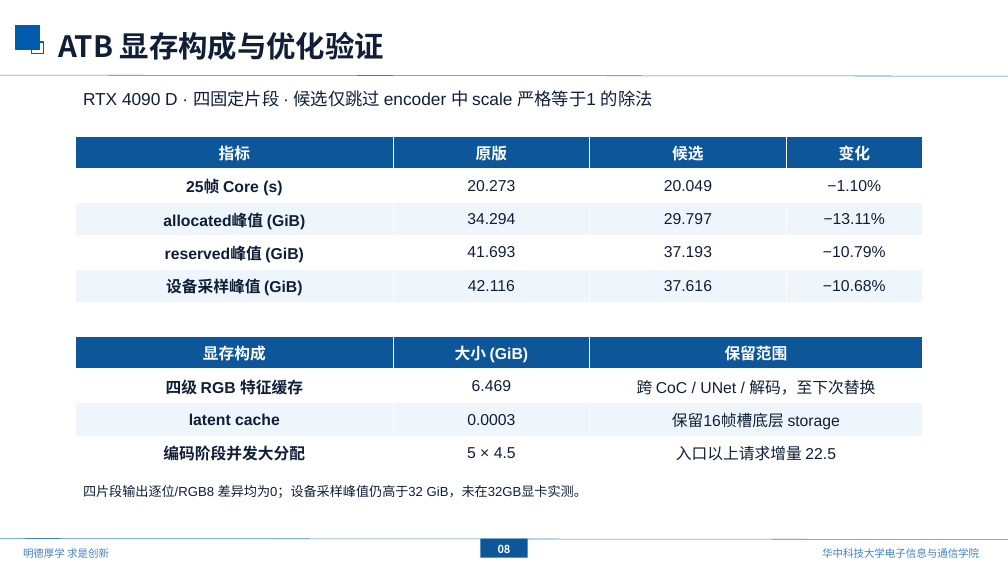
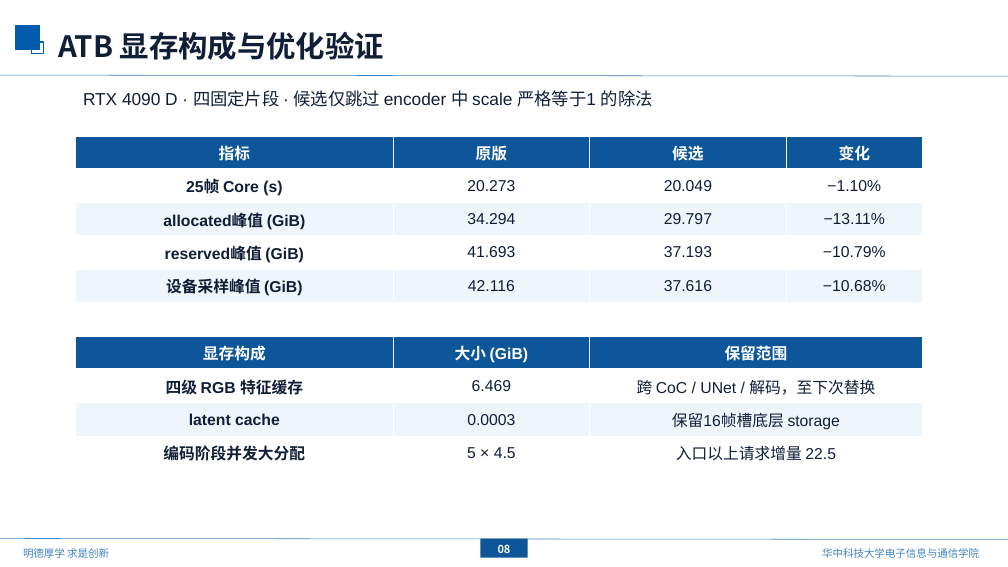
Before and after one commit to mengmcy1/OPPO-depth-guided-video-bokeh, a slide deck: slide 9 of 汇报/下次汇报草稿_基线更新与ATB分析/基线更新与ATB效率分析_草稿.pptx. Drawn at 1008x567 pixels with LibreOffice and Linux fonts; fonts in the diff are those of the drawing; background and template pictures are left out. Boxes give left, top, right and bottom in pixels: in the first picture for what was removed or moved away, otherwise in the second. Text is boxed around its words. In the diff, an @@ line names an element or a change of style, - is before the commit and + after.

```diff
--- a/汇报/下次汇报草稿_基线更新与ATB分析/基线更新与ATB效率分析_草稿.pptx
+++ b/汇报/下次汇报草稿_基线更新与ATB分析/基线更新与ATB效率分析_草稿.pptx
@@ text removed at (83,485,587,498) @@
-四片段输出逐位/RGB8 差异均为0；设备采样峰值仍高于32 GiB，未在32GB显卡实测。
```
Also in this commit, not shown: 1 other slide changed, 1 other file.
